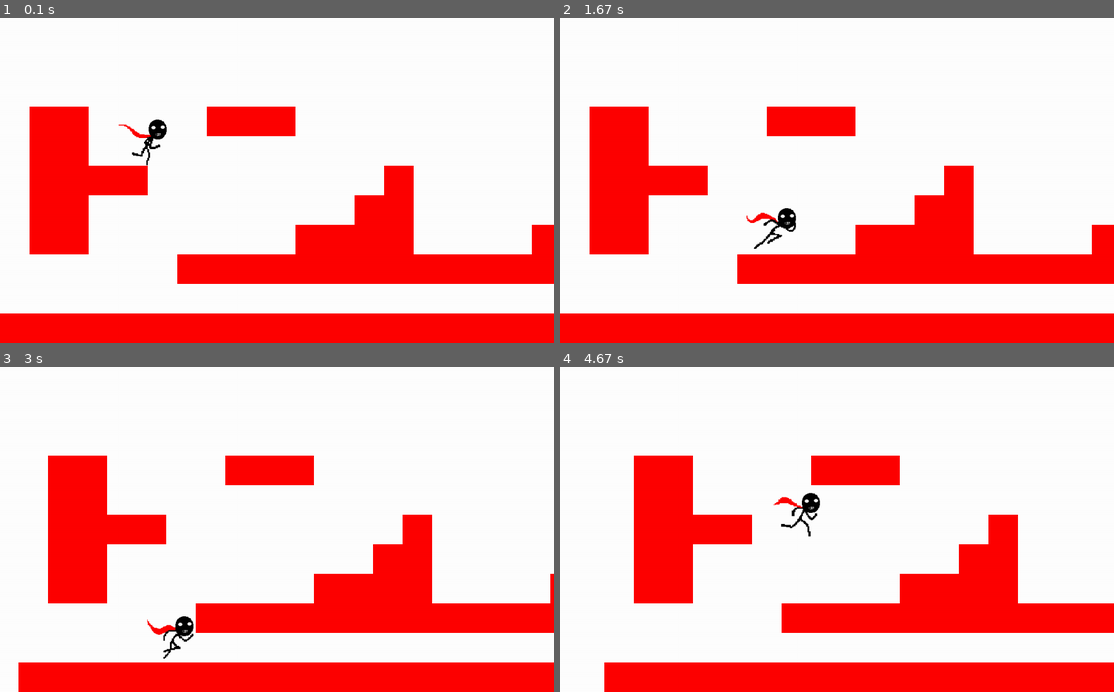
Above: before the commit, frames 1-4 (two rows, left to right).
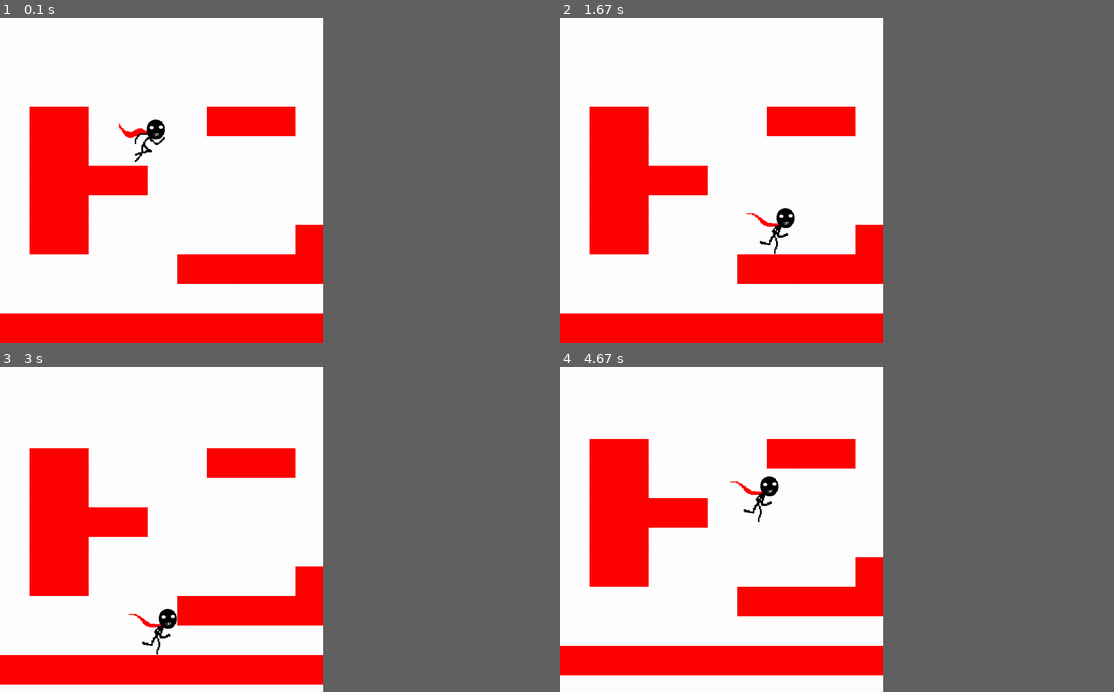
Above: after the commit, the same moments.

Repository: AZIZXlaouiti/pygame_project
Game: pygame game, started from core/main.py
Two runs of this game, one before a commit and one after it. Both use one fixed random seed, a clock stepped at 60 frames per second and the inputs below.
Inputs:
- Up to frame 1 (0.1 s): no input
- Up to frame 2 (1.67 s): hold Right 0.33-0.8 s; hold Right 0.83-1.3 s; hold Left from 1.33 s (still down)
- Up to frame 3 (3 s): release Left at 1.87 s; hold Left 1.9-2.3 s; hold Right 2.33-2.97 s
- Up to frame 4 (4.67 s): hold Left 3-3.47 s; hold Right 3.5-3.97 s; tap Space at 3.57, 3.87, 4.07, 4.37, 4.57 s; hold Right 4-4.47 s; hold Left from 4.5 s (still down)
In our replay, the window is 900x528 before the commit and 525x528 after it. These sizes can differ from the game's own. Grey fills any space a smaller window leaves; there, only what the larger window draws over its background counts as a difference.

The runs differ from the first frame. In frame 1, 11% of the frame differs, in the area x 21-100%, y 31-100%; in frame 2, 11%; in frame 3, 21%; in frame 4, 31%, in the area x 0-100%, y 22-100%.

Commit message:
small change

Diff:
--- a/core/level.py
+++ b/core/level.py
@@ -6,7 +6,7 @@
     def __init__(self, level_map ,surface ):
         self.surface = surface
         self.setup_level(level_map)
-        self.world_shift = 0
+        self.world_shift = [0,0]
     def setup_level(self, layout):
         self.tiles = pygame.sprite.Group()
         self.player = pygame.sprite.GroupSingle()
@@ -20,20 +20,33 @@
                 if col == 'P':
                     player_sprite = Player((x,y))
                     self.player.add(player_sprite)
-    def scroll(self):
+    def scroll_x(self):
         player_sprite = self.player.sprite
         player_rect = player_sprite.rect.centerx
         direction  = player_sprite.direction.x
         if player_rect < WIDTH / 4  and direction < 0 :
-            self.world_shift  =  8
+            self.world_shift[0]  =  8
             player_sprite.speed = 0
         elif player_rect > WIDTH - (WIDTH / 4) and direction >0 :
-            self.world_shift  =  -8
+            self.world_shift[0]  =  -8
             player_sprite.speed = 0
         else :
-            self.world_shift = 0
+            self.world_shift[0] = 0
             player_sprite.speed = 0.3
-    def collision_y (self):
+    def scroll_y(self):
+        player_sprite = self.player.sprite
+        player_rect = player_sprite.rect.centery
+        direction  = player_sprite.direction.y
+        if player_rect < HEIGHT / 4  and direction < 0 :
+            self.world_shift[1]  =  4
+            player_sprite.speed = 0
+        elif player_rect > HEIGHT - (HEIGHT / 4) and direction >0 :
+            self.world_shift[1]  =  -4
+            player_sprite.speed = 0
+        else :
+            self.world_shift[1] = 0
+            player_sprite.speed = 0.3
+    def collision_x (self):
         player_sprite = self.player.sprite
         player_sprite.rect.x += player_sprite.direction.x * player_sprite.speed
         for sprite in self.tiles.sprites():
@@ -42,7 +55,7 @@
                     player_sprite.rect.left = sprite.rect.right
                 elif player_sprite.direction.x > 0 :
                     player_sprite.rect.right = sprite.rect.left
-    def collision_x (self):
+    def collision_y (self):
         player_sprite = self.player.sprite
         player_sprite.add_gravity()
         for sprite in self.tiles.sprites():
@@ -60,7 +73,9 @@
         # ---- tiles ----
         self.tiles.update(self.world_shift)
         self.tiles.draw(self.surface)
-        self.scroll()
+        self.scroll_x()
+        self.scroll_y()
+
         # ---- player ---
         self.player.update()
         self.collision_y()
--- a/core/main.py
+++ b/core/main.py
@@ -5,7 +5,7 @@
 from level import Level
 from sprite import Spritesheet
 
-# pygame initial setup
+# --------------pygame initial setup--------------------------------
 pygame.init()
 
 
@@ -13,7 +13,7 @@
 clock = pygame.time.Clock()
 level = Level(level_map, screen)
 # tile_sprite = pygame.sprite.Group(Tile((100,100),200))
-# main loop
+# -------------------------main loop----------------------------------
 while True :
     for event in pygame.event.get():
         if event.type == pygame.QUIT:
--- a/core/player.py
+++ b/core/player.py
@@ -8,7 +8,7 @@
        self.image = self.animation["run"][self.frame]
        self.rect = self.image.get_rect(topleft = pos)
        self.direction = pygame.math.Vector2(0,0)
-       self.speed = 1
+       self.speed = 0.3
        self.gravity = 0.8
        self.jump_speed = -10
        self.last_update = pygame.time.get_ticks()
@@ -43,9 +43,10 @@
         #     self.frame += 1
         #     if self.frame >= len(self.animation["run"]):
         #         self.frame = 0
-        self.frame = (self.frame + 0.142)% len(self.animation['run'])
+        # -------------------------------------------------------------------
+        self.frame = (self.frame + 0.2)% len(self.animation['run'])
         self.image = self.animation['run'][int(self.frame)]
-
+        # -------------------------------------------------------------------
         # x,y = self.direction.x,self.direction.y
         # self.image = self.animation['run'][self.frame]
         # self.rect = self.image.get_rect()
--- a/core/settings.py
+++ b/core/settings.py
@@ -14,4 +14,4 @@
     'XXXXXXXXXXXXXXXXXXXXXXXXXXXX']
 tile_size = 64
 HEIGHT = len(level_map) * tile_size
-WIDTH = 1200
+WIDTH = 700
--- a/core/tiles.py
+++ b/core/tiles.py
@@ -8,6 +8,7 @@
          self.image.fill("red")
          # get_rect --> create a new rect with size of self.image and pos
          self.rect = self.image.get_rect(topleft = pos)
-    def update(self , x_shift):
+    def update(self , shift):
         # camera shift
-        self.rect.x += x_shift
+        self.rect.x += shift[0]
+        self.rect.y += shift[1]
